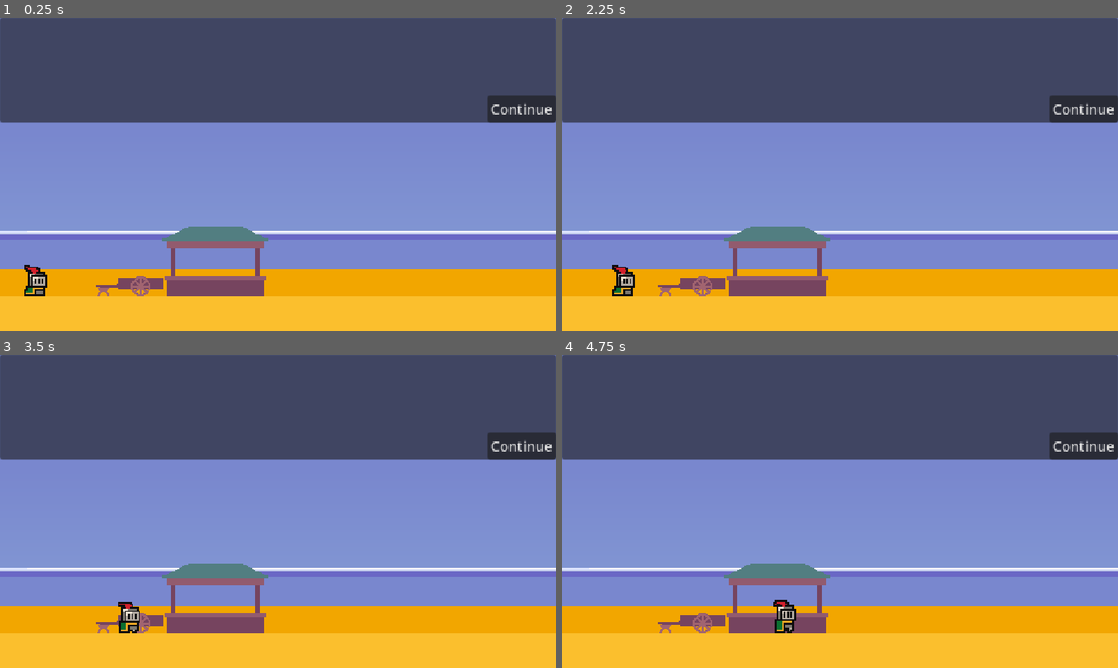
Above: before the commit, frames 1-4 (two rows, left to right).
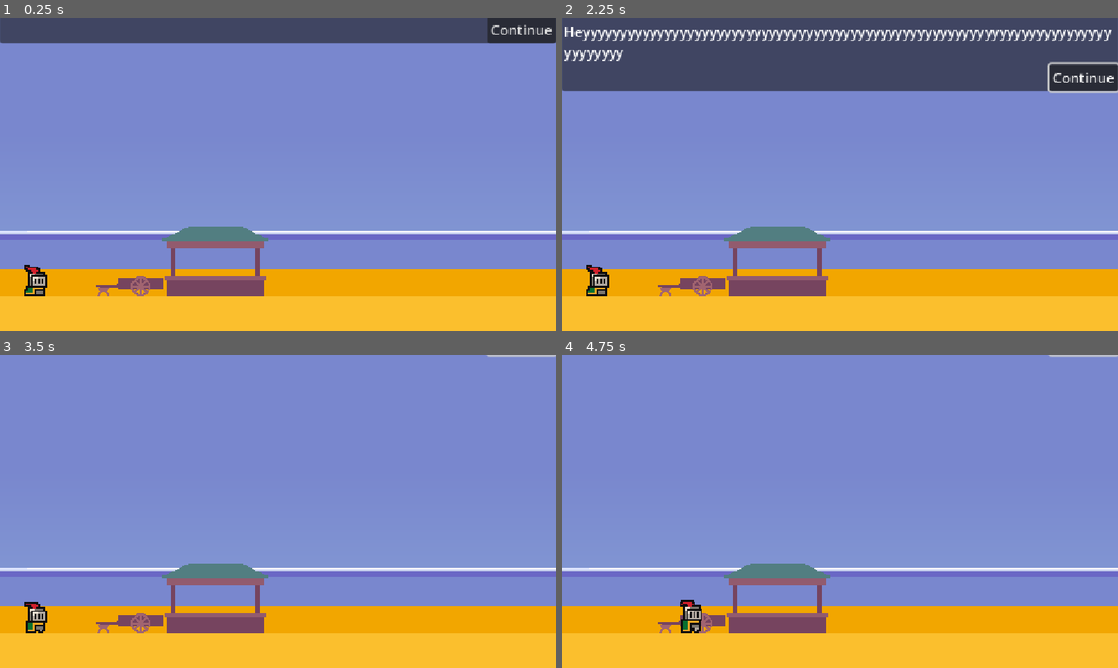
Above: after the commit, the same moments.

Repository: CorbinGrosso/Lunch-on-Sunpetal-Island
Game: Godot game, scene res://scenes/scene_controller.tscn
Same seed, same stepped clock (60 frames per second), same inputs: the game is played once before the commit and once after it.
Inputs (mouse positions are in pixels of both pictures, inside the frame that each line leads up to):
- Up to frame 1 (0.25 s): no input
- Up to frame 2 (2.25 s): click "Continue" at 0.5 s; click "Continue" at 1.25 s; tap Enter (ui_accept) at 2 s; move the mouse to (962, 158) at 2.02 s; hold D (move_right) from 2.03 s (still down); click (962, 158) at 2.17 s
- Up to frame 3 (3.5 s): tap Enter (ui_accept) at 2.27 s; release D (move_right) at 2.75 s; drag from (166, 527) to (11, 605) at 2.77 s
- Up to frame 4 (4.75 s): tap Enter (ui_accept) at 3.5 s; move the mouse to (895, 442) at 3.52 s; hold D (move_right) 3.53-4.25 s; drag from (812, 574) to (1106, 602) at 4.27 s

The runs differ from the first frame. In frame 1, 26% of the frame differs, in the area x 0-100%, y 0-34%; in frame 2, 14%; in frame 3, 34%; in frame 4, 34%, in the area x 0-100%, y 0-89%.

Commit message:
Fixed every currently known bug with the dialogue system

Diff:
--- a/scenes/scene_controller.tscn
+++ b/scenes/scene_controller.tscn
@@ -195,5 +195,6 @@
 
 [connection signal="animation_finished" from="AnimationPlayer" to="." method="_on_animation_player_animation_finished"]
 [connection signal="animation_started" from="AnimationPlayer" to="." method="_on_animation_player_animation_started"]
+[connection signal="animation_finished" from="UI/Dialog/AnimationPlayer" to="UI/Dialog" method="_on_animation_player_animation_finished"]
 [connection signal="animation_started" from="UI/Dialog/AnimationPlayer" to="UI/Dialog" method="_on_animation_player_animation_started"]
 [connection signal="pressed" from="UI/Dialog/Continue" to="UI/Dialog" method="_on_continue_pressed"]
--- a/scripts/dialog.gd
+++ b/scripts/dialog.gd
@@ -5,16 +5,20 @@
 @onready var continue_button: Button = $Continue
 var typing_speed = 20
 var typing_time
+var dialogue_queue = []
+var is_dialogue_displayed = false
 
 # Called when the node enters the scene tree for the first time.
 func _ready():
 	pass # Replace with function body.
 
 # Called every frame. 'delta' is the elapsed time since the previous frame.
-func _physics_process(delta):
-	pass
+func _physics_process(_delta):
+	if !dialogue_queue.is_empty() and !is_dialogue_displayed:
+		display_line(dialogue_queue[0][0], dialogue_queue[0][1])
 
 func display_line(line, speaker = ""):
+	is_dialogue_displayed = true
 	dialogue_label.bbcode_text = line
 	speaker_label.text = speaker
 	dialogue_label.visible_characters = 0
@@ -34,6 +38,22 @@
 
 func _on_continue_pressed():
 	if dialogue_label.visible_characters < dialogue_label.get_total_character_count():
-		typing_time = int(dialogue_label.get_total_character_count() / typing_speed + 1)
+		typing_time = int(dialogue_label.get_total_character_count() / float(typing_speed) + 1)
 	else:
 		close()
+		dialogue_queue.pop_front()
+
+func add_to_queue(line, speaker = ""):
+	dialogue_queue.append([line, speaker])
+
+
+func _on_animation_player_animation_started(anim_name):
+	if anim_name == "slide_in":
+		get_parent().get_parent().find_child("Player")._set_movement_control_enabled(false)
+
+
+func _on_animation_player_animation_finished(anim_name):
+	if anim_name == "slide_out":
+		is_dialogue_displayed = false
+		if dialogue_queue.is_empty():
+			get_parent().get_parent().find_child("Player")._set_movement_control_enabled(true)
--- a/scripts/player.gd
+++ b/scripts/player.gd
@@ -7,9 +7,12 @@
 var movement_control_enabled = true
 var bento_stock = 0
 var money = 0
+var left_start_pos = -20
+var right_start_pos = 20
 
 func _ready():
 	screen_size = get_viewport_rect().size
+	right_start_pos += screen_size[1]
 	$AnimatedSprite2D.flip_h = flip_h
 	$AnimatedSprite2D.play()
 
@@ -55,3 +58,9 @@
 
 func get_money():
 	return money
+
+func get_left_start_pos():
+	return left_start_pos
+
+func get_right_start_pos():
+	return right_start_pos
--- a/scripts/scene_controller.gd
+++ b/scripts/scene_controller.gd
@@ -11,7 +11,9 @@
 
 # Called when the node enters the scene tree for the first time.
 func _ready():
-	pass # Replace with function body.
+	dialog.position.y -= 120
+	dialog.add_to_queue("Hellooooooooooooooooooooooooooooooooooooooooooooooooooooooooooooooooooooooooo")
+	dialog.add_to_queue("Heyyyyyyyyyyyyyyyyyyyyyyyyyyyyyyyyyyyyyyyyyyyyyyyyyyyyyyyyyyyyyyyyyyyyyyyyyyyyyyy")
 
 # Called every frame. 'delta' is the elapsed time since the previous frame.
 func _physics_process(_delta):
@@ -42,6 +44,6 @@
 func _on_animation_player_animation_started(anim_name):
 	if anim_name == "fade_out":
 		if (prev_scene_name == "home" and curr_scene_name == "bento_stand") or (prev_scene_name == "bento_stand" and curr_scene_name == "dock"):
-			$Player.position.x = -20
+			$Player.position.x = $Player.get_left_start_pos()
 		else:
-			$Player.position.x = 660
+			$Player.position.x = $Player.get_right_start_pos()
